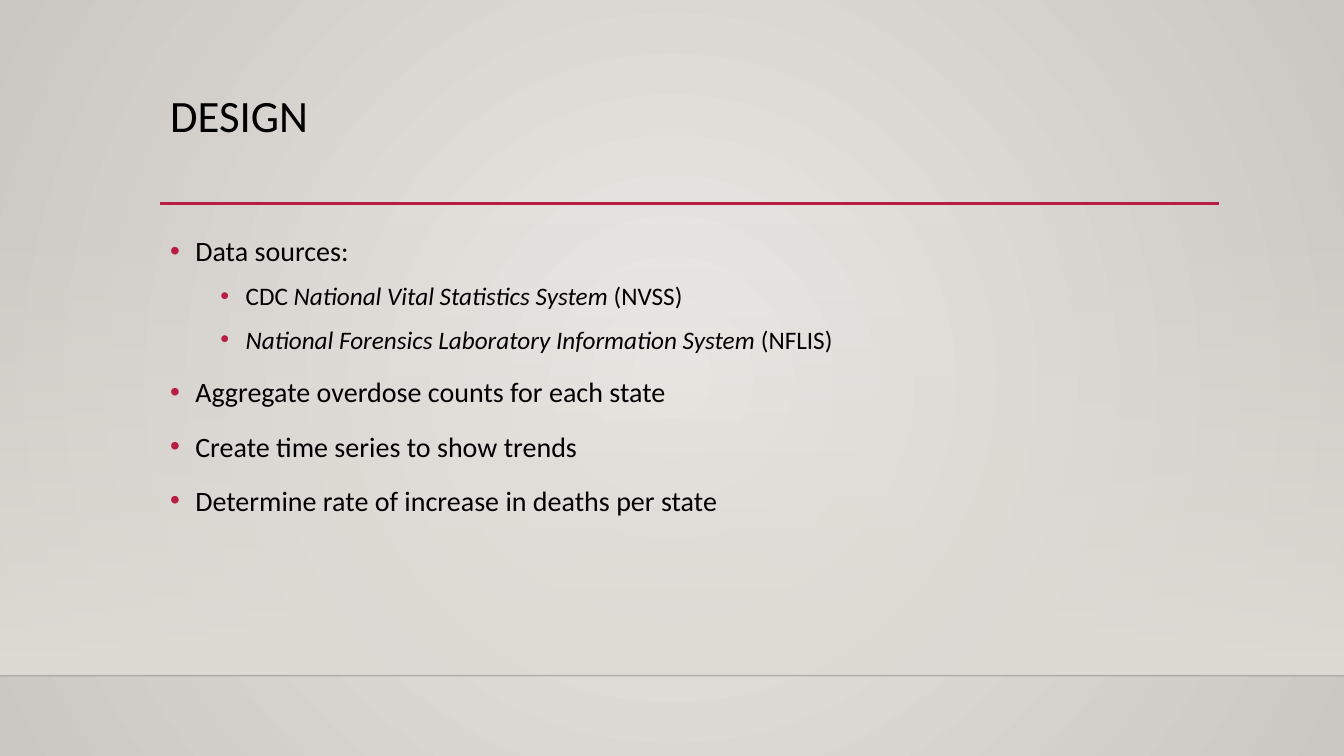
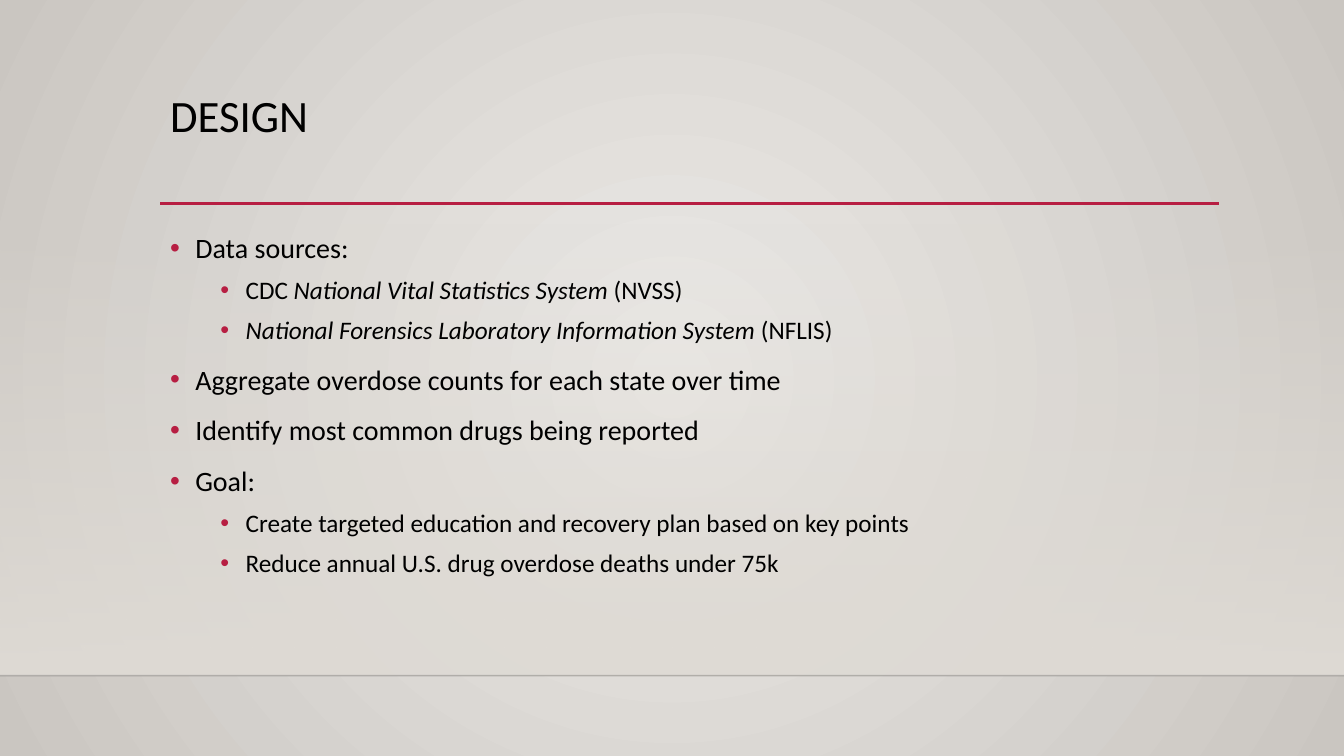
Before and after one commit to colinmcmorrow/opioid_overdose_analysis, a slide deck: slide 4 of overdose_prevention_presentation.pptx. Drawn at 1344x756 pixels with LibreOffice and Linux fonts; fonts in the diff are those of the drawing; background and template pictures are left out. Boxes give left, top, right and bottom in pixels: in the first picture for what was removed or moved away, otherwise in the second. Text is boxed around its words. In the diff, an @@ line names an element or a change of style, - is before the commit and + after.

```diff
--- a/overdose_prevention_presentation.pptx
+++ b/overdose_prevention_presentation.pptx
@@ text at bbox=[195, 240, 833, 343]: line spacing 1.2 to 1.1 @@
@@ text at bbox=[195, 370, 909, 577]: text changed; size 20 to 18 pt @@
-• Aggregate overdose counts for each state
-• Create time series to show trends
-• Determine rate of increase in deaths per state
+• Aggregate overdose counts for each state over time
+• Identify most common drugs being reported
+• Goal:
+  • Create targeted education and recovery plan based on key points
+  • Reduce annual U.S. drug overdose deaths under 75k
```
Also in this commit, not shown: 6 other slides changed, 3 slides added, 1 slide removed, 2 other files.
